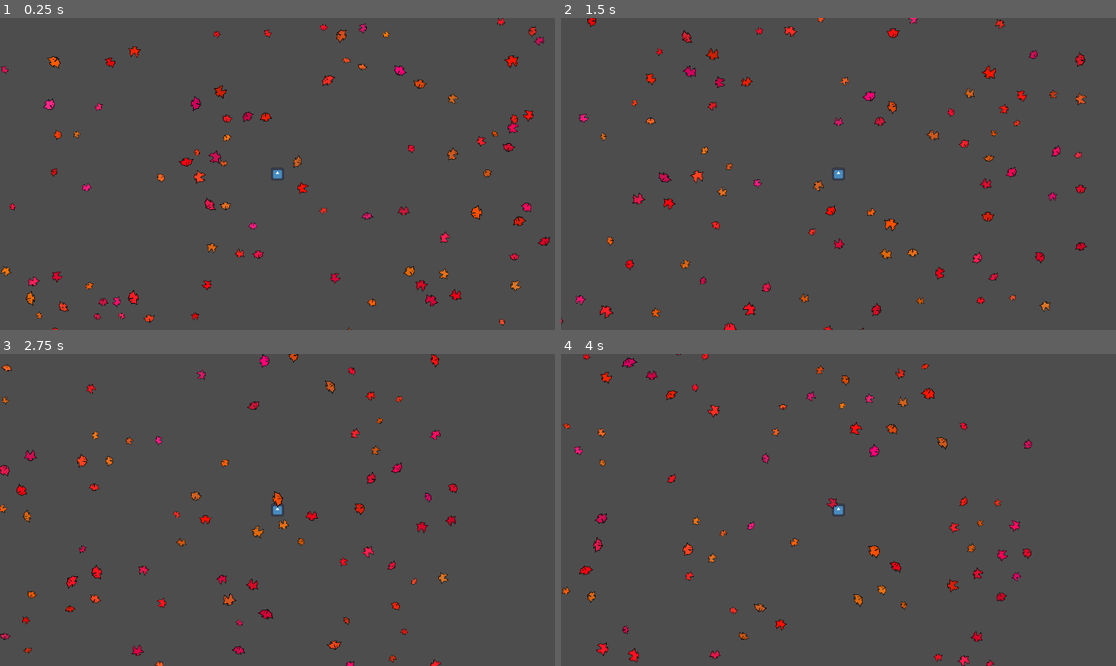
Above: before the commit, frames 1-4 (two rows, left to right).
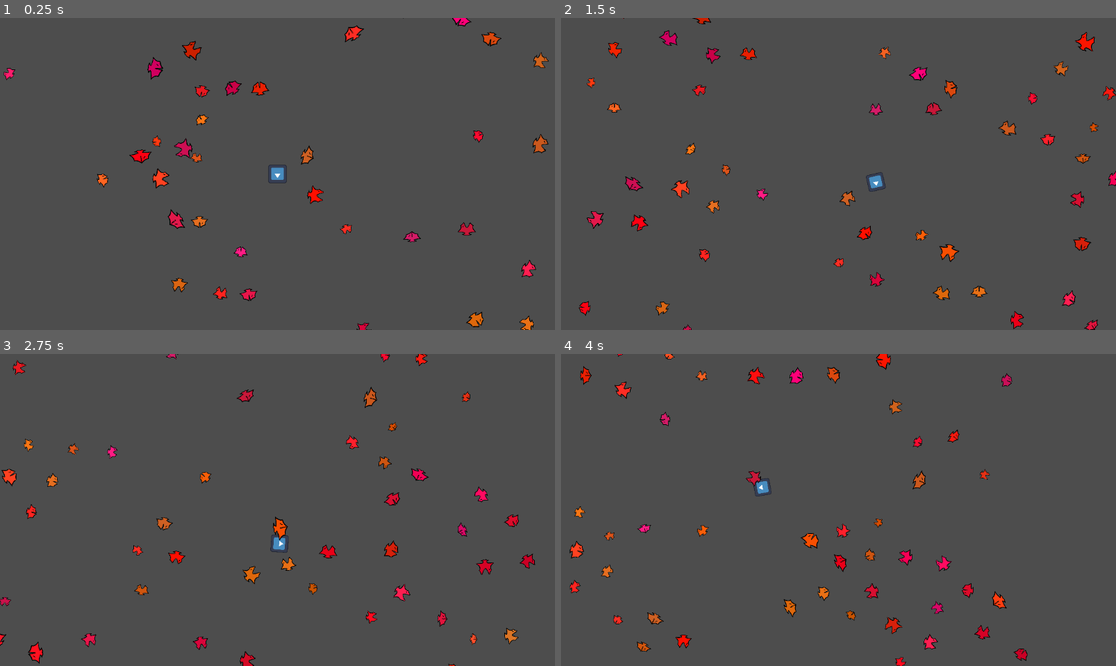
Above: after the commit, the same moments.

Repository: Krapas2/boidslop
Game: Godot game, scene res://scenes/screens/test-scene.tscn
The game is run twice, just before and just after one commit, with the same random seed, the same clock (stepped at 60 frames per second) and the same inputs. The engine's default icon, where the game draws it, is replaced by a stand-in: a white triangle on a blue panel in a dark square.
Inputs (mouse positions are in pixels of both pictures, inside the frame that each line leads up to):
- Up to frame 1 (0.25 s): no input
- Up to frame 2 (1.5 s): move the mouse to (960, 158) at 0.52 s; hold D (walk_right) 0.53-1.28 s; move the mouse to (727, 189) at 1.27 s; hold S (walk_down) from 1.28 s (still down)
- Up to frame 3 (2.75 s): move the mouse to (333, 441) at 2.02 s; release S (walk_down) at 2.03 s; hold D (walk_right) from 2.03 s (still down)
- Up to frame 4 (4 s): move the mouse to (810, 572) at 2.77 s; release D (walk_right) at 2.78 s; hold W (walk_up) 2.78-3.53 s; move the mouse to (1005, 556) at 3.52 s; hold A (walk_left) from 3.53 s (still down)

The runs differ from the first frame. In frame 1, 5.6% of the frame differs, in the area x 0-100%, y 0-100%; in frame 2, 6.0%; in frame 3, 5.3%; in frame 4, 5.4%.

Commit message:
camera controller

Diff:
--- a/scenes/objects/boid.tscn
+++ b/scenes/objects/boid.tscn
@@ -64,7 +64,7 @@
 }]
 
 [sub_resource type="CircleShape2D" id="CircleShape2D_4n1no"]
-radius = 7.9
+radius = 8.0
 
 [node name="Boid" type="RigidBody2D" groups=["boid"]]
 gravity_scale = 0.0
--- a/scenes/objects/player.tscn
+++ b/scenes/objects/player.tscn
@@ -1,7 +1,8 @@
-[gd_scene load_steps=5 format=3 uid="uid://bk4dc6fwfu0eg"]
+[gd_scene load_steps=6 format=3 uid="uid://bk4dc6fwfu0eg"]
 
 [ext_resource type="Texture2D" uid="uid://copgn73blnket" path="res://sprites/icon.svg" id="1_2147m"]
 [ext_resource type="Script" uid="uid://d4f7a1g66u5pb" path="res://scripts/game/player/player-walk.gd" id="2_h5uus"]
+[ext_resource type="Script" uid="uid://cjdac54qa2tx8" path="res://scripts/game/misc/point-forward.gd" id="3_h5uus"]
 
 [sub_resource type="PhysicsMaterial" id="PhysicsMaterial_p7rwu"]
 friction = 0.0
@@ -25,3 +26,7 @@
 speed = 250.0
 acceleration = 12.0
 metadata/_custom_type_script = "uid://d4f7a1g66u5pb"
+
+[node name="PointForward" type="Node" parent="."]
+script = ExtResource("3_h5uus")
+metadata/_custom_type_script = "uid://cjdac54qa2tx8"
--- a/scenes/screens/test-scene.tscn
+++ b/scenes/screens/test-scene.tscn
@@ -1,9 +1,10 @@
-[gd_scene load_steps=5 format=3 uid="uid://b2qo1nalqy85m"]
+[gd_scene load_steps=6 format=3 uid="uid://b2qo1nalqy85m"]
 
 [ext_resource type="Script" uid="uid://b7gk42klnf12u" path="res://scripts/game/boid/boid-flock-manager.gd" id="1_wj1i5"]
 [ext_resource type="PackedScene" uid="uid://cw80rud4gnng3" path="res://scenes/objects/boid.tscn" id="2_cgxnh"]
 [ext_resource type="Script" uid="uid://mgrkskhoild8" path="res://scripts/game/boid/boid-populator.gd" id="2_p7rwu"]
 [ext_resource type="PackedScene" uid="uid://bk4dc6fwfu0eg" path="res://scenes/objects/player.tscn" id="4_p7rwu"]
+[ext_resource type="Script" uid="uid://c54178coumdbg" path="res://scripts/game/camera/player-camera-controller.gd" id="5_1qp8t"]
 
 [node name="Node2D" type="Node2D"]
 
@@ -21,4 +22,14 @@
 
 [node name="PlayerBody" parent="." instance=ExtResource("4_p7rwu")]
 
-[node name="Camera2D" type="Camera2D" parent="PlayerBody"]
+[node name="Camera2D" type="Camera2D" parent="."]
+zoom = Vector2(1.5, 1.5)
+
+[node name="PlayerCameraController" type="Node" parent="Camera2D" node_paths=PackedStringArray("target")]
+script = ExtResource("5_1qp8t")
+target = NodePath("../../PlayerBody")
+leading_distance = 100.0
+movement_lerp_speed = 5.0
+zoom_out_power = 0.9
+zoom_lerp_speed = 2.0
+metadata/_custom_type_script = "uid://c54178coumdbg"
--- /dev/null
+++ b/scripts/game/camera/player-camera-controller.gd
@@ -0,0 +1,49 @@
+extends Node
+class_name PlayerCameraController
+
+@export var target: Node2D
+@export var leading_distance: float
+@export var movement_lerp_speed: float
+
+@export var zoom_out_power: float
+@export var zoom_lerp_speed: float
+
+@onready var camera: Camera2D = get_parent()
+var original_zoom: Vector2
+
+func _ready() -> void:
+	original_zoom = camera.zoom
+
+func _process(delta: float) -> void:
+	var screen_center: Vector2 = get_viewport().size/2
+	var screen_mouse_position: Vector2 = get_viewport().get_mouse_position()
+
+	var camera_vector: Vector2 = VectorUtils.clamp_magnitude(
+		(screen_mouse_position - screen_center) / screen_center.y,
+		1
+	)
+
+	call_deferred("movement", camera_vector, delta)
+	call_deferred("zoom", camera_vector.length(), delta)
+
+func movement(vector: Vector2, delta: float) -> void:
+	var desired_position: Vector2 = target.global_position + (vector * leading_distance)
+
+	camera.global_position = lerp(
+		camera.global_position,
+		desired_position,
+		movement_lerp_speed * delta
+	)
+
+func zoom(intensity: float, delta: float) -> void:
+	var desired_zoom: Vector2 = lerp(
+		original_zoom,
+		original_zoom * zoom_out_power,
+		intensity
+	)
+
+	camera.zoom = lerp(
+		desired_zoom,
+		camera.zoom,
+		zoom_lerp_speed * delta
+	)
Not shown, added: scripts/game/camera/player-camera-controller.gd.uid
